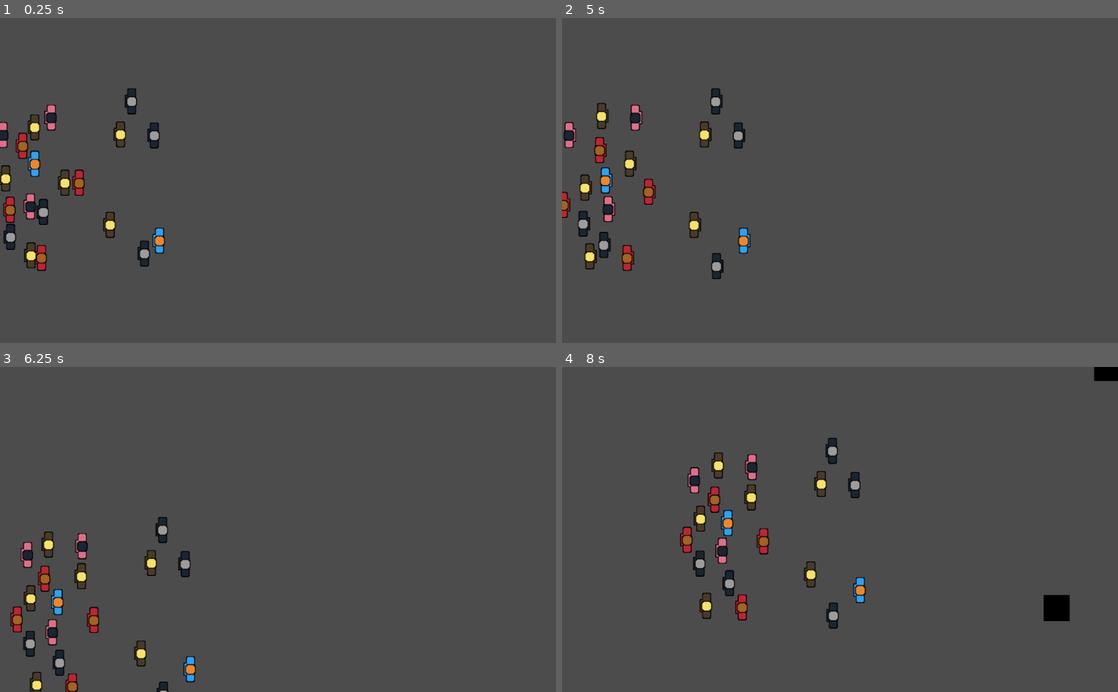
Above: before the commit, frames 1-4 (two rows, left to right).
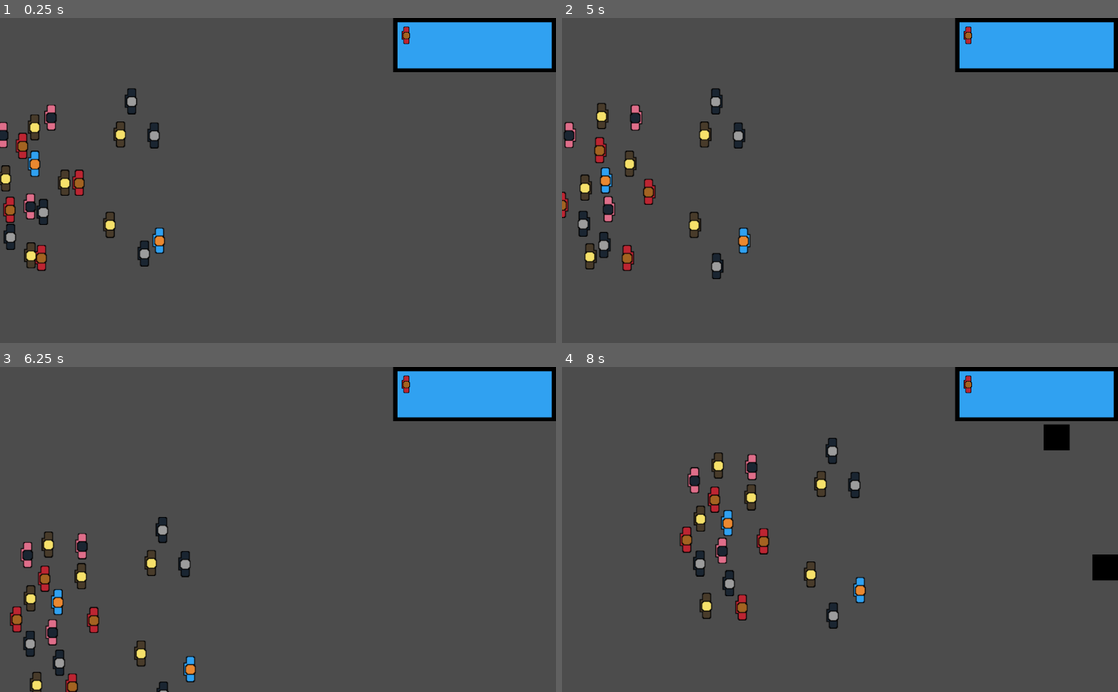
Above: after the commit, the same moments.

Repository: Robimy-gry/QGJ
Game: Godot game, scene res://World.tscn
Two runs of this game, one before a commit and one after it. Both use one fixed random seed, a clock stepped at 60 frames per second and the inputs below.
Inputs:
- Up to frame 1 (0.25 s): no input
- Up to frame 2 (5 s): tap Enter at 0.5 s; hold Right (ui_right) 0.53-1.28 s; hold Space (ui_select) 0.53-1.28 s; hold Down (ui_down) 1.28-2.03 s; tap Space (ui_select) at 1.35, 1.52, 1.82, 2.85, 3.02, 3.32, 4.35, 4.52, 4.82 s; hold Right (ui_right) 2.03-2.78 s; hold Space (ui_select) 2.03-2.78 s; hold Up (ui_up) 2.78-3.53 s; hold Space (ui_select) 3.53-4.28 s; hold Left (ui_left) from 3.53 s (still down)
- Up to frame 3 (6.25 s): release Left (ui_left) at 5.03 s; hold Down (ui_down) 5.03-5.78 s; hold Space (ui_select) 5.03-5.78 s; hold Right (ui_right) from 5.78 s (still down); tap Space (ui_select) at 5.85, 6.02 s
- Up to frame 4 (8 s): tap Space (ui_select) at 6.32, 7.35, 7.52, 7.82 s; release Right (ui_right) at 6.53 s; hold Up (ui_up) 6.53-7.28 s; hold Space (ui_select) 6.53-7.28 s; hold Right (ui_right) from 7.28 s (still down)

The runs differ from the first frame. In frame 1, 4.9% of the frame differs, in the area x 70-100%, y 0-17%; in frame 2, 5.0%; in frame 3, 4.9%; in frame 4, 6.0%, in the area x 21-100%, y 0-79%.

Commit message:
GUI
Added GUI and Score system

Diff:
--- /dev/null
+++ b/GUI.gd
@@ -0,0 +1,8 @@
+extends CanvasLayer
+
+func _ready():
+	pass
+
+func update_GUI(people_count, score):
+	$Control/TextureRect/HBoxContainer/ScoreCount.text = "Score: " + str(score)
+	$Control/TextureRect/HBoxContainer/HBoxContainer/PeopleCount.text = str(people_count)
--- /dev/null
+++ b/GUI.tscn
@@ -0,0 +1,74 @@
+[gd_scene load_steps=7 format=2]
+
+[ext_resource path="res://Sprites/GUI/gui2.png" type="Texture" id=1]
+[ext_resource path="res://fonts/arcadeclassic/ARCADECLASSIC.TTF" type="DynamicFontData" id=2]
+[ext_resource path="res://GUI.gd" type="Script" id=3]
+[ext_resource path="res://Sprites/p1.png" type="Texture" id=4]
+
+[sub_resource type="DynamicFont" id=2]
+size = 32
+outline_size = 1
+outline_color = Color( 0, 0, 0, 1 )
+font_data = ExtResource( 2 )
+
+[sub_resource type="DynamicFont" id=1]
+size = 32
+outline_size = 1
+outline_color = Color( 0, 0, 0, 1 )
+font_data = ExtResource( 2 )
+
+[node name="CanvasLayer" type="CanvasLayer" groups=[
+"GUI",
+]]
+script = ExtResource( 3 )
+
+[node name="Control" type="Control" parent="."]
+anchor_right = 1.0
+anchor_bottom = 1.0
+__meta__ = {
+"_edit_use_anchors_": false
+}
+
+[node name="TextureRect" type="TextureRect" parent="Control"]
+anchor_left = 1.0
+anchor_right = 1.0
+margin_left = -300.0
+margin_bottom = 100.0
+texture = ExtResource( 1 )
+__meta__ = {
+"_edit_use_anchors_": false
+}
+
+[node name="HBoxContainer" type="VBoxContainer" parent="Control/TextureRect"]
+anchor_right = 1.0
+anchor_bottom = 1.0
+margin_left = 10.0
+margin_top = 10.0
+margin_right = -10.0
+margin_bottom = -10.0
+__meta__ = {
+"_edit_use_anchors_": false
+}
+
+[node name="ScoreCount" type="Label" parent="Control/TextureRect/HBoxContainer"]
+margin_right = 280.0
+margin_bottom = 33.0
+custom_fonts/font = SubResource( 2 )
+text = "0"
+
+[node name="HBoxContainer" type="HBoxContainer" parent="Control/TextureRect/HBoxContainer"]
+margin_top = 37.0
+margin_right = 280.0
+margin_bottom = 70.0
+
+[node name="TextureRect" type="TextureRect" parent="Control/TextureRect/HBoxContainer/HBoxContainer"]
+margin_right = 32.0
+margin_bottom = 33.0
+texture = ExtResource( 4 )
+
+[node name="PeopleCount" type="Label" parent="Control/TextureRect/HBoxContainer/HBoxContainer"]
+margin_left = 36.0
+margin_right = 54.0
+margin_bottom = 33.0
+custom_fonts/font = SubResource( 1 )
+text = "0"
--- a/Player.gd
+++ b/Player.gd
@@ -10,6 +10,7 @@
 var player_right = ["p1_right", "p2_right", "p3_right", "p4_right", "p5_right"]
 var player_down = ["p1_down", "p2_down", "p3_down", "p4_down", "p5_down"]
 var player_number
+var is_powerup_enabled = false
 
 func _ready():
 	screensize = get_viewport_rect().size
@@ -18,6 +19,9 @@
 
 func _physics_process(delta):
 	update_movement(delta)
+	#_powerup()
+	position.x = clamp(position.x, 0, screensize.x/2)
+	position.y = clamp(position.y, 0, screensize.y)
 	#var axis = get_input_axis()
 	#if axis == Vector2.ZERO:
 	#	apply_friction(ACCELERATION * delta)
@@ -25,9 +29,8 @@
 	#	apply_movement(axis * ACCELERATION * delta)
 	motion = move_and_slide(motion)
 
-func _process(delta):
-		position.x = clamp(position.x, 0, screensize.x/2)
-		position.y = clamp(position.y, 0, screensize.y)
+#func _process(delta):
+
 #func get_input_axis():
 #	var axis = Vector2.ZERO
 #	axis.x = int(Input.is_action_pressed("ui_right")) - int(Input.is_action_pressed("ui_left"))
@@ -76,5 +79,14 @@
   var rand_text_index = int( rand_range(0, my_textures.size() ) )
   $Sprite.texture = my_textures[rand_text_index]
 
+func _powerup():
+	if is_powerup_enabled == true and (Input.is_action_pressed("ui_select")):
+		if motion.y >= 150:
+			motion.y += 50
+		else:
+			motion.y -= 50
+		#is_powerup_enabled = false
+
+
 func _on_KinematicBody2D_body_shape_entered(body_id, body, body_shape, area_shape):
 	hide()
--- /dev/null
+++ b/Score.gd
@@ -0,0 +1,9 @@
+extends Node2D
+
+func _ready():
+	pass # Replace with function body.
+
+
+func _on_ScoreTimer_timeout():
+	get_tree().call_group("World", "score_update")
+	$ScoreTimer.start()
--- /dev/null
+++ b/Score.tscn
@@ -0,0 +1,11 @@
+[gd_scene load_steps=2 format=2]
+
+[ext_resource path="res://Score.gd" type="Script" id=1]
+
+[node name="Score" type="Node2D"]
+script = ExtResource( 1 )
+
+[node name="ScoreTimer" type="Timer" parent="."]
+wait_time = 5.0
+autostart = true
+[connection signal="timeout" from="ScoreTimer" to="." method="_on_ScoreTimer_timeout"]
--- a/Spawner.tscn
+++ b/Spawner.tscn
@@ -21,7 +21,7 @@
 }
 
 [node name="Spawner" type="Position2D"]
-position = Vector2( 1022.32, 365.434 )
+position = Vector2( 1022.32, 0 )
 script = ExtResource( 1 )
 spawnScene = ExtResource( 2 )
 timerPath = NodePath("Timer")
@@ -32,6 +32,7 @@
 one_shot = true
 
 [node name="AnimationPlayer" type="AnimationPlayer" parent="."]
+autoplay = "spawnAnim"
 method_call_mode = 1
 anims/spawnAnim = SubResource( 1 )
 [connection signal="timeout" from="Timer" to="." method="_on_Timer_timeout"]
--- a/World.gd
+++ b/World.gd
@@ -2,7 +2,13 @@
 
 export (PackedScene) var Player
 
+var max_people = 20
+var people_count = 0
+var _score = 0
+
 func _ready():
+	add_to_group("World")
+	update_GUI()
 	var rand = RandomNumberGenerator.new()
 	for i in range (0, 20):
 		var player = Player.instance()
@@ -13,3 +19,12 @@
 		player.position.y = y
 		player.position.x = x
 		call_deferred("add_child", player)
+		people_count += 1
+		update_GUI()
+
+func update_GUI():
+	get_tree().call_group("GUI", "update_GUI", people_count, _score)
+
+func score_update():
+	_score += 1 + round(people_count / max_people)
+	update_GUI()
--- a/World.tscn
+++ b/World.tscn
@@ -1,8 +1,10 @@
-[gd_scene load_steps=4 format=2]
+[gd_scene load_steps=6 format=2]
 
 [ext_resource path="res://Player.tscn" type="PackedScene" id=1]
 [ext_resource path="res://Spawner.tscn" type="PackedScene" id=2]
+[ext_resource path="res://GUI.tscn" type="PackedScene" id=3]
 [ext_resource path="res://World.gd" type="Script" id=4]
+[ext_resource path="res://Score.tscn" type="PackedScene" id=5]
 
 [node name="World" type="Node2D"]
 scale = Vector2( 1.5, 1.5 )
@@ -14,6 +16,12 @@
 
 [node name="Spawner2" parent="." instance=ExtResource( 2 )]
 position = Vector2( 1023.31, 600.508 )
+minWaitTime = 10.0
+maxWaitTime = 15.0
 
 [node name="Spawner3" parent="." instance=ExtResource( 2 )]
-position = Vector2( 1022.2, 296.906 )
+position = Vector2( 1022.2, 290 )
+
+[node name="GUI" parent="." instance=ExtResource( 3 )]
+
+[node name="Score" parent="." instance=ExtResource( 5 )]
Binary file added: Sprites/GUI/gui2.png
